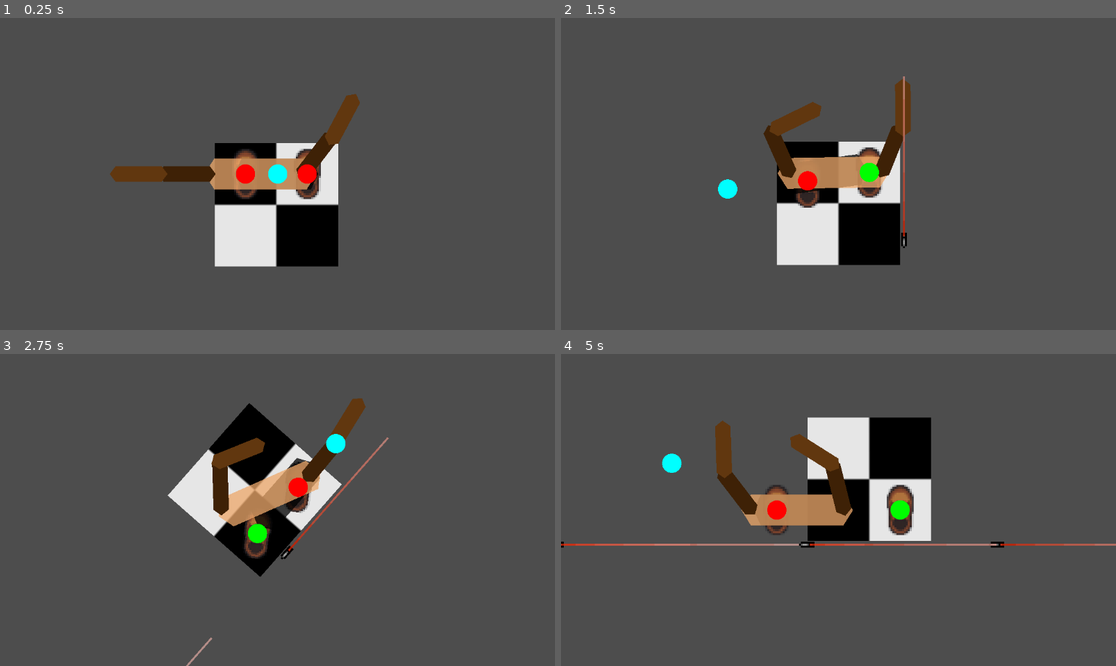
Above: before the commit, frames 1-4 (two rows, left to right).
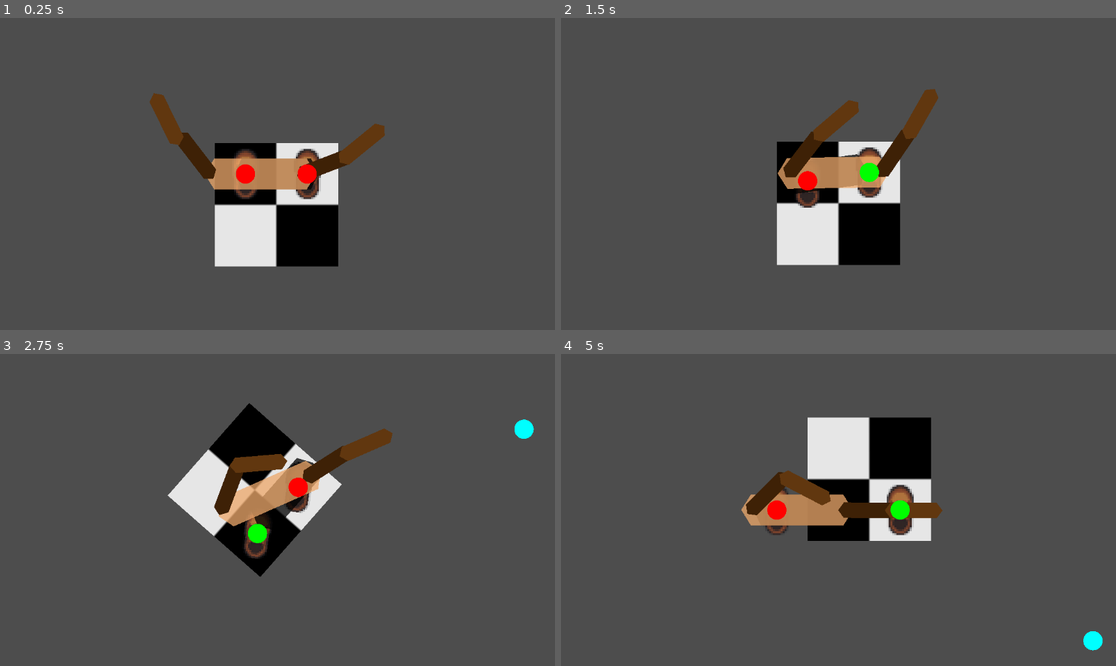
Above: after the commit, the same moments.

Repository: Meatplanter/Kelp_44
Game: Godot game, scene res://rogue_b.tscn
Two runs of this game, one before a commit and one after it. Both use one fixed random seed, a clock stepped at 60 frames per second and the inputs below. This scene is started directly instead of the project's main scene.
Inputs (mouse positions are in pixels of both pictures, inside the frame that each line leads up to):
- Up to frame 1 (0.25 s): no input
- Up to frame 2 (1.5 s): tap Enter at 0.5 s; move the mouse to (960, 158) at 0.52 s; hold D (LS_move_right) 0.53-1.28 s; hold M (ChangeMode) 0.53-1.28 s; move the mouse to (727, 189) at 1.27 s; hold X (LS_move_down) from 1.28 s (still down); tap Space (Space) at 1.35 s
- Up to frame 3 (2.75 s): move the mouse to (333, 441) at 2.02 s; release X (LS_move_down) at 2.03 s; hold D (LS_move_right) from 2.03 s (still down); hold Shift (TargettingMode) from 2.03 s (still down)
- Up to frame 4 (5 s): move the mouse to (810, 572) at 2.77 s; release D (LS_move_right) at 2.78 s; release Shift (TargettingMode) at 2.78 s; hold Q (LS_move_leftup) 2.78-3.53 s; tap 1 at 2.85 s; move the mouse to (1005, 556) at 3.52 s; hold A (LS_move_left) from 3.53 s (still down); tap 2 at 3.6 s; move the mouse to (672, 463) at 4.27 s; tap 3 at 4.35 s

The runs differ from the first frame. In frame 1, 3.2% of the frame differs, in the area x 19-70%, y 24-54%; in frame 2, 3.0%; in frame 3, 3.0%; in frame 4, 4.2%, in the area x 0-100%, y 21-96%.

Commit message:
Dodane skracanie rąk jak coś jest za blisko

Diff:
--- a/gun_new.tscn
+++ b/gun_new.tscn
@@ -1,7 +1,8 @@
-[gd_scene load_steps=3 format=3 uid="uid://b6o1fo0ewnjln"]
+[gd_scene load_steps=4 format=3 uid="uid://b6o1fo0ewnjln"]
 
 [ext_resource type="Script" uid="uid://0h2qf7uy8e1f" path="res://gun_new.gd" id="1_t8ckp"]
 [ext_resource type="Texture2D" uid="uid://bs1qakvfa2h7s" path="res://Assets/Revolver.png" id="2_gxueq"]
+[ext_resource type="Script" uid="uid://22vxslkug5mj" path="res://laser_sights.gd" id="3_gxueq"]
 
 [node name="GunNew" type="Area2D"]
 collision_layer = 0
@@ -18,3 +19,6 @@
 [node name="ShootingPoint" type="Marker2D" parent="WeaponPivot/Revolver"]
 unique_name_in_owner = true
 position = Vector2(7, 0)
+
+[node name="LaserSights" type="Node2D" parent="."]
+script = ExtResource("3_gxueq")
--- /dev/null
+++ b/laser_sights.gd
@@ -0,0 +1,23 @@
+extends Node2D
+
+#func _draw():
+	#if get_parent().has_meta("Player") && EnemyManager.targetEnemyLeft != null && get_parent().has_meta("Left"):
+		#var aimFrom = %ShootingPoint.position
+		#var aimTo = %ShootingPoint.global_position + Vector2.RIGHT.rotated(%ShootingPoint.rotation) * 50000
+		#
+		#var direction = (aimTo - aimFrom).normalized()
+		#var to_enemy = (to_local(EnemyManager.targetEnemyLeft.global_position) - aimFrom).normalized()
+		#
+		#var aimAngleDiff = rad_to_deg(abs(direction.angle_to(to_enemy)))
+		#
+		#if aimAngleDiff < 5:
+			#draw_line(aimFrom,aimTo,Color.GREEN)
+			#if leftCooldown < 0:
+				#shoot()
+				#leftCooldown = 1.0
+		#else:
+			#draw_line(aimFrom,aimTo,Color.KHAKI)
+			#
+#
+#func _process(delta):
+	#queue_redraw()
--- a/rogue_b.gd
+++ b/rogue_b.gd
@@ -173,18 +173,18 @@
 	vecAfter = Movement.orientation
 
 	WeaponManager.weaponCooldown = 1.0
-	var normalTimer = TimeManager.add_normal_timer(WeaponManager.weaponCooldown)
-	normalTimer.timeout.connect(func():
-		WeaponManager.shoot()
-		)
-	var slomoTimer = TimeManager.add_slomo_timer(WeaponManager.weaponCooldown)
-	slomoTimer.timeout.connect(func():
-		WeaponManager.shoot()
-		WeaponManager.shoot()
-		WeaponManager.shoot()
-		WeaponManager.shoot()
-		WeaponManager.shoot()
-		)
+	#var normalTimer = TimeManager.add_normal_timer(WeaponManager.weaponCooldown)
+	#normalTimer.timeout.connect(func():
+		#WeaponManager.shoot()
+		#)
+	#var slomoTimer = TimeManager.add_slomo_timer(WeaponManager.weaponCooldown)
+	#slomoTimer.timeout.connect(func():
+		#WeaponManager.shoot()
+		#WeaponManager.shoot()
+		#WeaponManager.shoot()
+		#WeaponManager.shoot()
+		#WeaponManager.shoot()
+		#)
 
 
 func _process(delta):
--- a/rogue_b.tscn
+++ b/rogue_b.tscn
@@ -13,14 +13,30 @@
 [ext_resource type="PackedScene" uid="uid://c5nunyagwdk5f" path="res://pause_menu.tscn" id="10_t0gij"]
 [ext_resource type="PackedScene" uid="uid://ct4uhithfj3kk" path="res://level_up_screen.tscn" id="11_qhx67"]
 
+[sub_resource type="CircleShape2D" id="CircleShape2D_e3tf4"]
+radius = 24.0
+
 [sub_resource type="CapsuleShape2D" id="CapsuleShape2D_bjt74"]
 radius = 6.0
 height = 26.0
+
+[sub_resource type="CapsuleShape2D" id="CapsuleShape2D_e3tf4"]
+radius = 4.0
+height = 28.0
 
 [node name="RogueB" type="CharacterBody2D"]
 visibility_layer = 2
 script = ExtResource("1_67mbl")
 metadata/Player = true
+
+[node name="TargetNode" type="Marker2D" parent="."]
+position = Vector2(24, -49)
+
+[node name="Area2D" type="Area2D" parent="TargetNode"]
+
+[node name="CollisionShape2D" type="CollisionShape2D" parent="TargetNode/Area2D"]
+scale = Vector2(0.5, 0.5)
+shape = SubResource("CircleShape2D_e3tf4")
 
 [node name="DebuggingNode" type="Node2D" parent="."]
 z_index = 999
@@ -100,6 +116,13 @@
 color = Color(0.38372, 0.216172, 0.0617191, 1)
 polygon = PackedVector2Array(0, 0, 3, -4, 27, -4, 30, 0, 27, 4, 3, 4)
 
+[node name="Area2D" type="Area2D" parent="LeftElbowJoint/LeftForearm"]
+
+[node name="LeftForearm" type="CollisionShape2D" parent="LeftElbowJoint/LeftForearm/Area2D"]
+position = Vector2(15, 0)
+rotation = 1.5708
+shape = SubResource("CapsuleShape2D_e3tf4")
+
 [node name="RightShoulder" type="Marker2D" parent="."]
 position = Vector2(2.98023e-08, 0)
 
@@ -121,6 +144,11 @@
 position = Vector2(-3, 0)
 color = Color(0.38372, 0.216172, 0.0617191, 1)
 polygon = PackedVector2Array(0, 0, 3, -4, 27, -4, 30, 0, 27, 4, 3, 4)
+
+[node name="RightForearm" type="CollisionShape2D" parent="RightElbowJoint/RightForearm"]
+position = Vector2(15, 0)
+rotation = 1.5708
+shape = SubResource("CapsuleShape2D_e3tf4")
 
 [node name="Camera2DNew" type="Camera2D" parent="."]
 position = Vector2(24, 0)
--- a/shoulder_polygon.gd
+++ b/shoulder_polygon.gd
@@ -42,7 +42,9 @@
 	$"../ShoulderMidpoint".global_position = shoulderMidpoint
 	Movement.shoulderOrientation = find_orientation(rightShoulder,leftShoulder)
 
-	target = get_global_mouse_position()
+	#target = get_global_mouse_position()
+	$"../TargetNode".global_position = target
+	target = Vector2(100,-100)
 
 
 func chase_abdomen():
@@ -77,11 +79,21 @@
 
 	targetAngle = lerp_angle(joint.rotation,targetAngle,1.0)
 	targetAngle = clamp(targetAngle,deg_to_rad(Movement.cumulativeAngle)-min,deg_to_rad(Movement.cumulativeAngle)+max)
-	#print(rad_to_deg(targetAngle))
 
 	var tween: Tween
 	tween = create_tween()
 	tween.tween_property(joint,"rotation",targetAngle,duration)
+
+func lower_right_elbow(elbow: Node2D, bicep: Node2D, target: Vector2):
+	var dist = elbow.global_position.distance_to(target)
+	bicep.scale.x = clampf(min(dist/75,1),0.3,1)
+	bicep.scale.y = clampf(1.5-dist/75,1,1.5)
+
+func lower_left_elbow(elbow: Node2D, bicep: Node2D, target: Vector2):
+	var dist = elbow.global_position.distance_to(target)
+	bicep.position.x =  - 27 * clampf(min(dist/75,1),0.3,1)
+	bicep.scale.x = clampf(min(dist/75,1),0.3,1)
+	bicep.scale.y = clampf(1.5-dist/75,1,1.5)
 
 func _ready():
 	$"../RightShoulderJoint".global_position = Movement.rightShoulder
@@ -97,8 +109,8 @@
 
 	#left elbow
 	chase_joint($"../LeftElbow",$"../LeftElbowJoint",0.04,delta)
-	left_joint_rotation($"../LeftElbowJoint",target,elbowSpeed,-($"../LeftShoulderJoint".rotation-deg_to_rad(Movement.cumulativeAngle)),($"../LeftShoulderJoint".rotation-deg_to_rad(Movement.cumulativeAngle)+PI*0.4))#PI)
-	#left_joint_rotation($"../LeftElbowJoint",target,0.5,-($"../LeftShoulderJoint".rotation-deg_to_rad(Movement.cumulativeAngle)+PI*0.4),$"../LeftShoulderJoint".rotation-deg_to_rad(Movement.cumulativeAngle))
+	left_joint_rotation($"../LeftElbowJoint",target,elbowSpeed,-($"../LeftShoulderJoint".rotation-deg_to_rad(Movement.cumulativeAngle)),($"../LeftShoulderJoint".rotation-deg_to_rad(Movement.cumulativeAngle)+PI*0.4))
+	lower_left_elbow($"../LeftElbow",%LeftBiceps,target)
 
 	#right shoulder
 	chase_joint($"../RightShoulder",$"../RightShoulderJoint",0.1,delta)
@@ -107,3 +119,4 @@
 	#right elbow
 	chase_joint($"../RightElbow",$"../RightElbowJoint",0.04,delta)
 	right_joint_rotation($"../RightElbowJoint",target,elbowSpeed,-($"../RightShoulderJoint".rotation-deg_to_rad(Movement.cumulativeAngle)-PI*0.4),$"../RightShoulderJoint".rotation-deg_to_rad(Movement.cumulativeAngle))
+	lower_right_elbow($"../RightElbow",%RightBiceps,target)
--- a/weapon_manager.gd
+++ b/weapon_manager.gd
@@ -10,10 +10,10 @@
 
 var shootingPoint = Vector2.ZERO
 
-func shoot():
+func shoot(Shooting_point:Node2D):
 	const BULLET = preload("res://Bullet.tscn")
 	var new_bullet = BULLET.instantiate()
-	new_bullet.global_position = Vector2(50,-50)
+	new_bullet.global_position = Shooting_point.global_position
 	new_bullet.global_rotation = PI/2
 	get_tree().get_current_scene().add_child(new_bullet)
 	#new_bullet.global_position = %ShootingPoint.global_position
Not shown, added: laser_sights.gd.uid
Not shown: 1 places in rogue_b.tscn that only renumber resources
